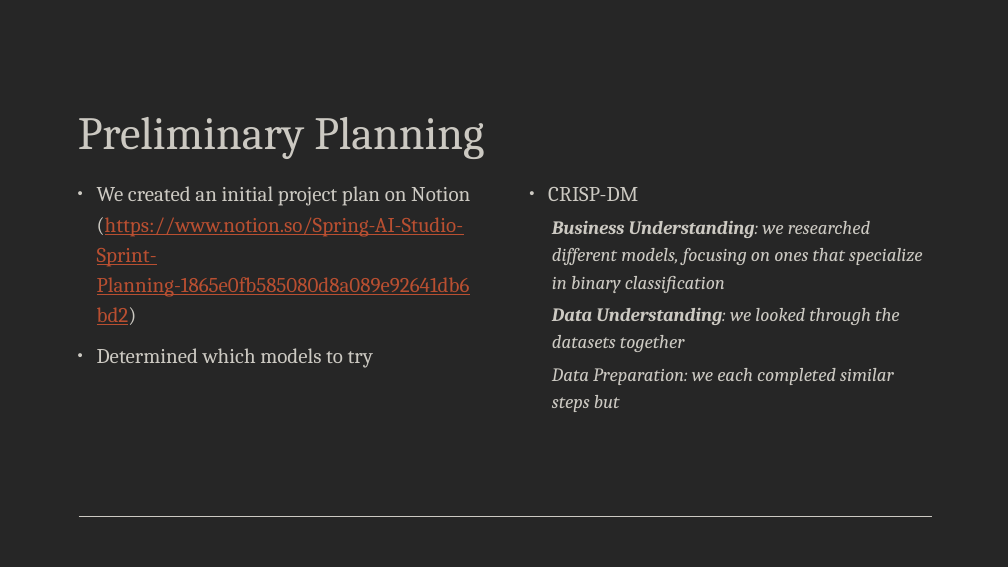
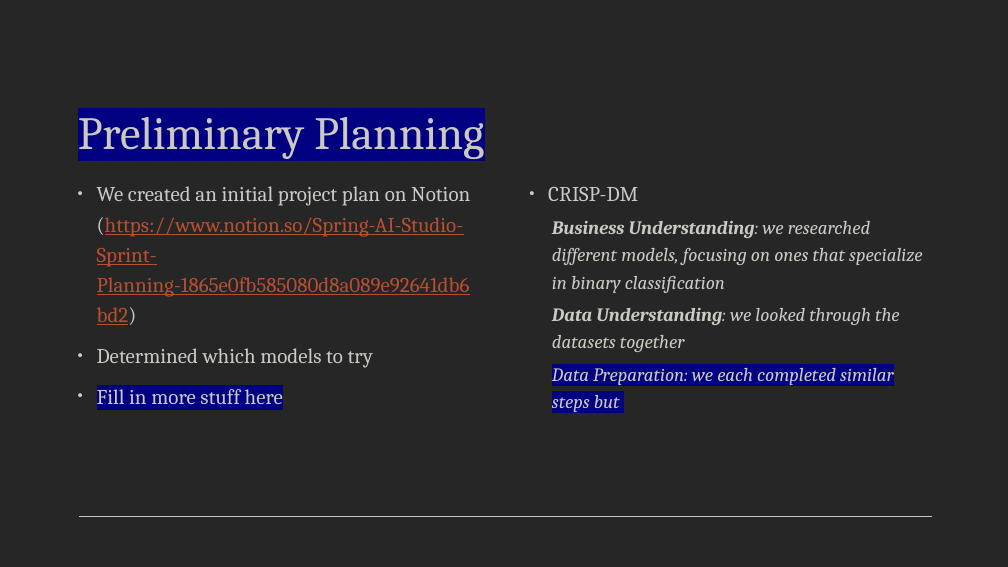
Before and after one commit to WiDS-Datathon-2025-UCLA-Team-2/UCLA_WiDS_Team-2, a slide deck: slide 3 of Final_Results/UCLA_WiDS_Team_2_Results.pptx. Drawn at 1008x567 pixels with LibreOffice and Linux fonts; fonts in the diff are those of the drawing. Boxes give left, top, right and bottom in pixels: in the first picture for what was removed or moved away, otherwise in the second. Text is boxed around its words. In the diff, an @@ line names an element or a change of style, - is before the commit and + after.

```diff
--- a/Final_Results/UCLA_WiDS_Team_2_Results.pptx
+++ b/Final_Results/UCLA_WiDS_Team_2_Results.pptx
@@ title "Preliminary Planning" at box(78, 107, 484, 159): highlight none to #000080 @@
@@ text at box(97, 384, 283, 404): paragraph added @@
+• Fill in more stuff here
@@ text at box(552, 363, 894, 414): highlight none to #000080 in "Data Preparation: we each completed similar steps ..." @@
```
Also in this commit, not shown: 3 other slides changed.
